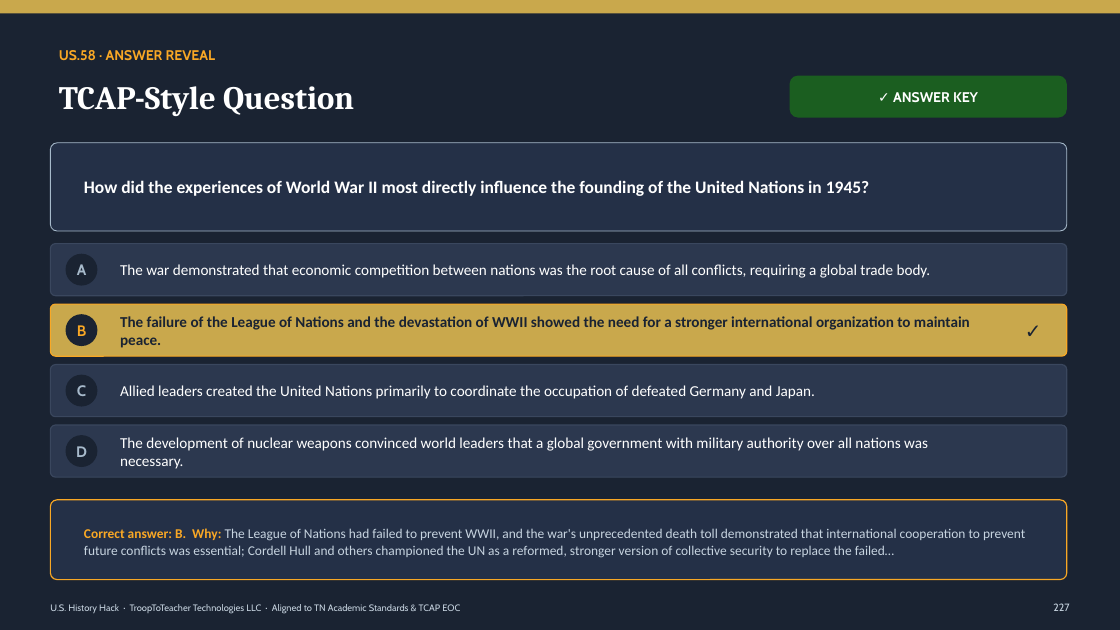
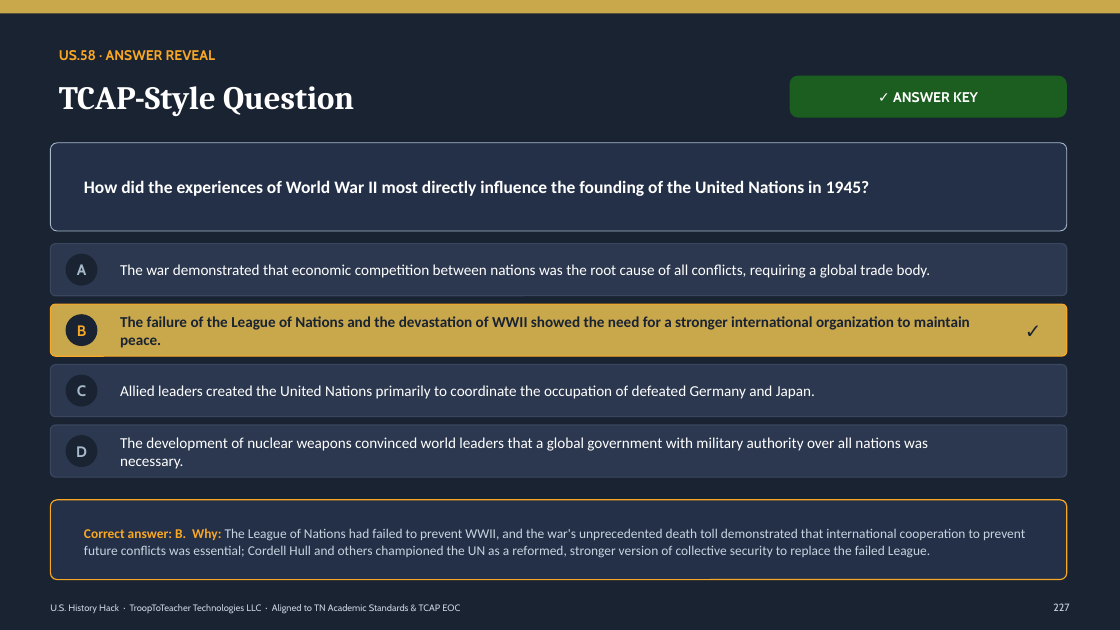
Before and after one commit to Trooptoteacher/trooptoteacher-history, a slide deck: slide 254 of HistoryHack_Platinum/deliverables_unit6/Unit6_Teacher_Deck_CourseStandard.pptx. Drawn at 1120x630 pixels with LibreOffice and Linux fonts; fonts in the diff are those of the drawing. Boxes give left, top, right and bottom in pixels: in the first picture for what was removed or moved away, otherwise in the second. Text is boxed around its words. In the diff, an @@ line names an element or a change of style, - is before the commit and + after.

```diff
--- a/HistoryHack_Platinum/deliverables_unit6/Unit6_Teacher_Deck_CourseStandard.pptx
+++ b/HistoryHack_Platinum/deliverables_unit6/Unit6_Teacher_Deck_CourseStandard.pptx
@@ text at [84, 528, 1025, 558]: text changed @@
-Correct answer: B. Why: The League of Nations had failed to prevent WWII, and the war's unprecedented death toll demonstrated that international cooperation to prevent future conflicts was essential; Cordell Hull and others championed the UN as a reformed, stronger version of collective security to replace the failed…
+Correct answer: B. Why: The League of Nations had failed to prevent WWII, and the war's unprecedented death toll demonstrated that international cooperation to prevent future conflicts was essential; Cordell Hull and others championed the UN as a reformed, stronger version of collective security to replace the failed League.
```
Also in this commit, not shown: 14 other slides changed, 19 other files.
